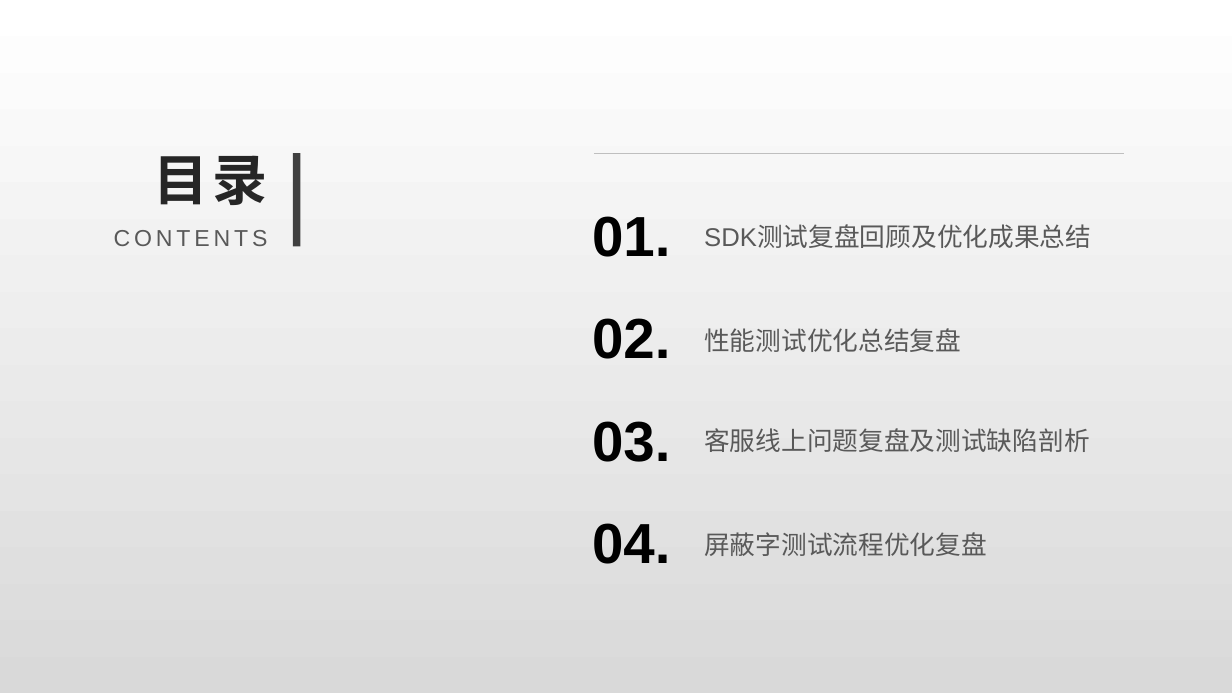
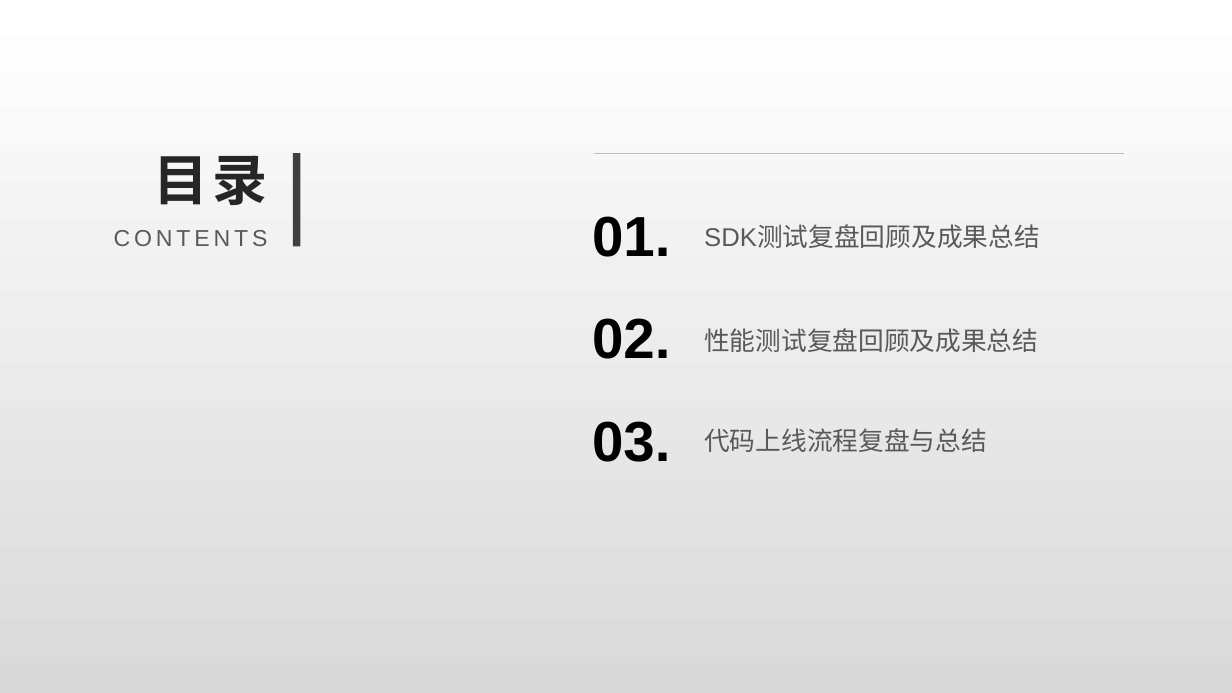
Before and after one commit to Rexixe1993/JavaScriptLesson, a slide deck: slide 2 of 全球版灌篮OBT复盘总结.pptx. Drawn at 1232x693 pixels with LibreOffice and Linux fonts; fonts in the diff are those of the drawing. Boxes give left, top, right and bottom in pixels: in the first picture for what was removed or moved away, otherwise in the second. Text is boxed around its words. In the diff, an @@ line names an element or a change of style, - is before the commit and + after.

```diff
--- a/全球版灌篮OBT复盘总结.pptx
+++ b/全球版灌篮OBT复盘总结.pptx
@@ text at (x1=704, y1=225, x2=1040, y2=248): text changed @@
-SDK测试复盘回顾及优化成果总结
+SDK测试复盘回顾及成果总结
@@ text at (x1=704, y1=328, x2=1038, y2=352): text changed @@
-性能测试优化总结复盘
+性能测试复盘回顾及成果总结
@@ text at (x1=704, y1=428, x2=987, y2=452): text changed @@
-客服线上问题复盘及测试缺陷剖析
+代码上线流程复盘与总结
@@ text removed at (x1=592, y1=523, x2=670, y2=564) @@
-04.
@@ text removed at (x1=704, y1=532, x2=987, y2=556) @@
-屏蔽字测试流程优化复盘
```
Also in this commit, not shown: 3 other slides changed, 5 slides added, 7 other files.
